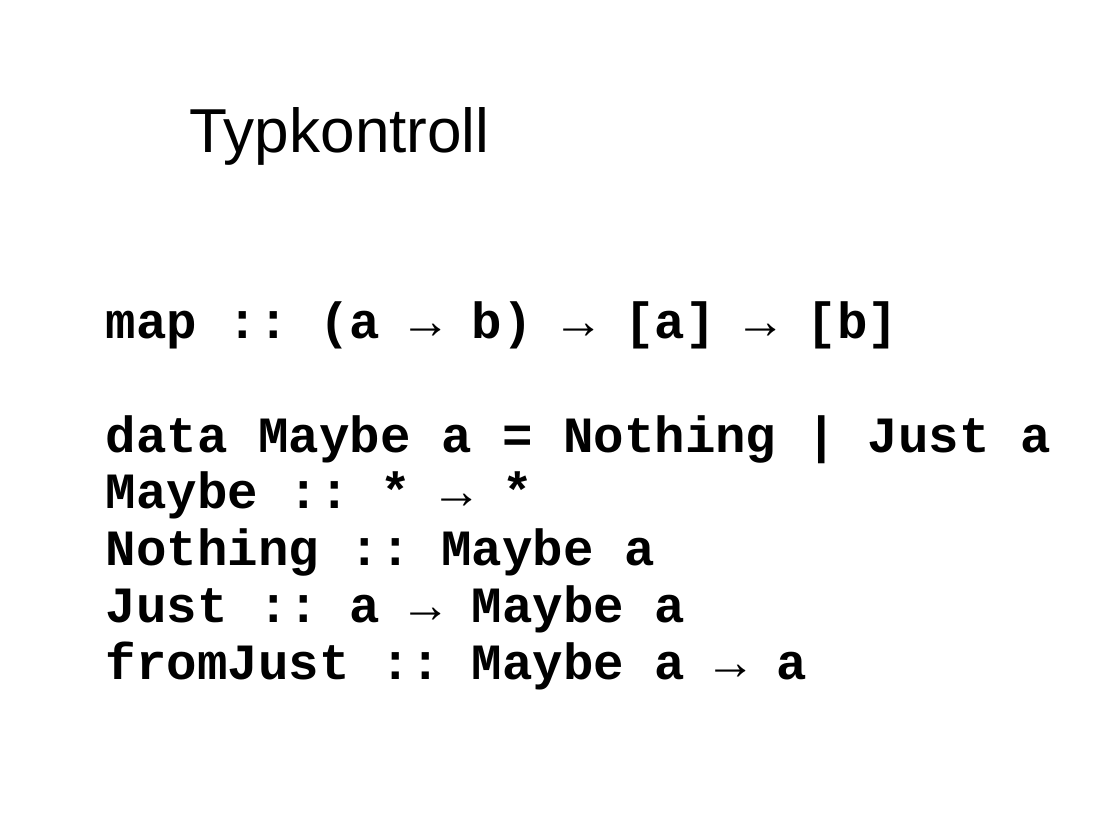
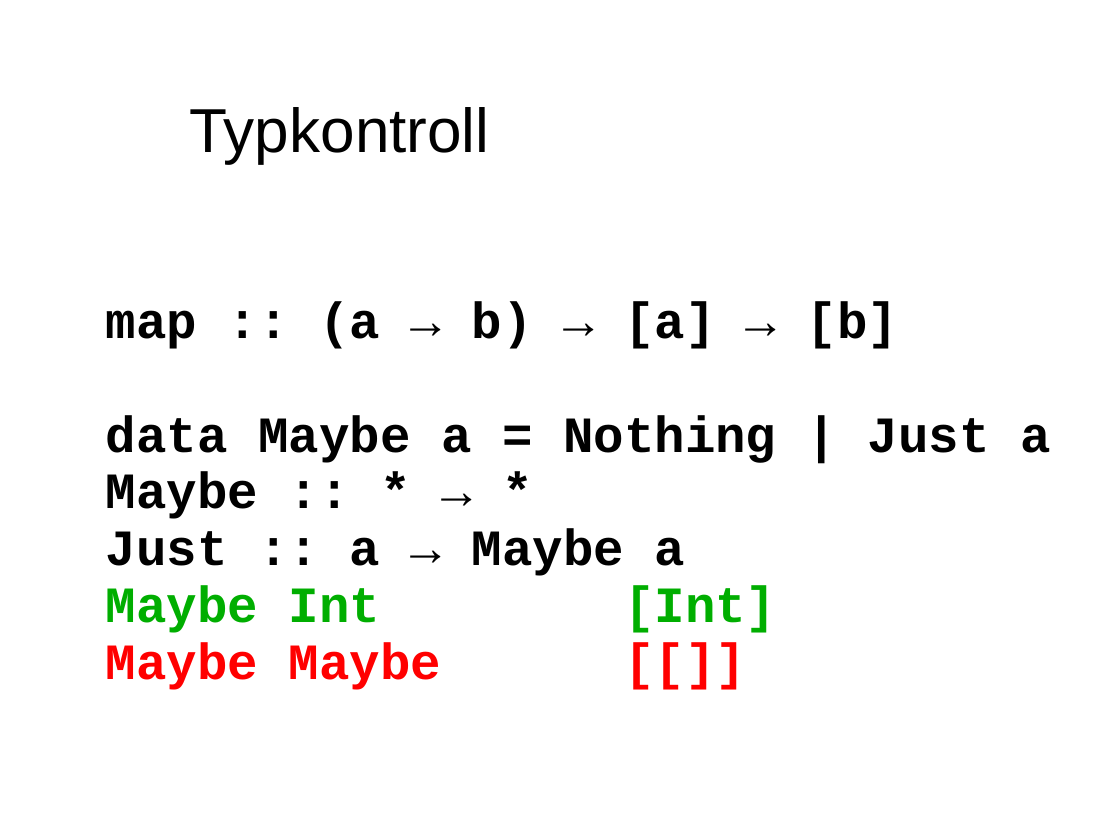
Before and after one commit to evilcandybag/JSHC, a slide deck: slide 48 of report/presentation.ppt (slide 47 before the commit). Drawn at 1120x840 pixels with LibreOffice and Linux fonts; fonts in the diff are those of the drawing. Boxes give left, top, right and bottom in pixels: in the first picture for what was removed or moved away, otherwise in the second. Text is boxed around its words. In the diff, an @@ line names an element or a change of style, - is before the commit and + after.

```diff
--- a/report/presentation.ppt
+++ b/report/presentation.ppt
@@ text at box(106, 528, 654, 576): paragraph removed @@
-Nothing :: Maybe a
@@ text at box(106, 585, 776, 690): text changed; text colour #000000 to #FF0000 @@
-fromJust :: Maybe a → a
+Maybe Int [Int]
+Maybe Maybe [[]]
```
Also in this commit, not shown: 2 other slides changed, 1 slide added, 2 other files.
